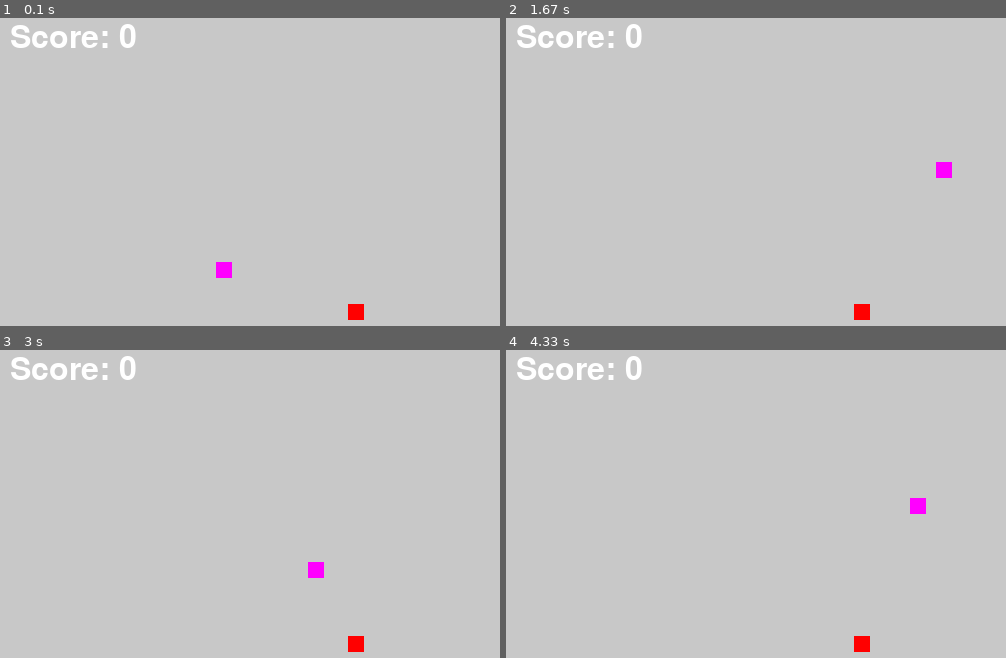
Above: before the commit, frames 1-4 (two rows, left to right).
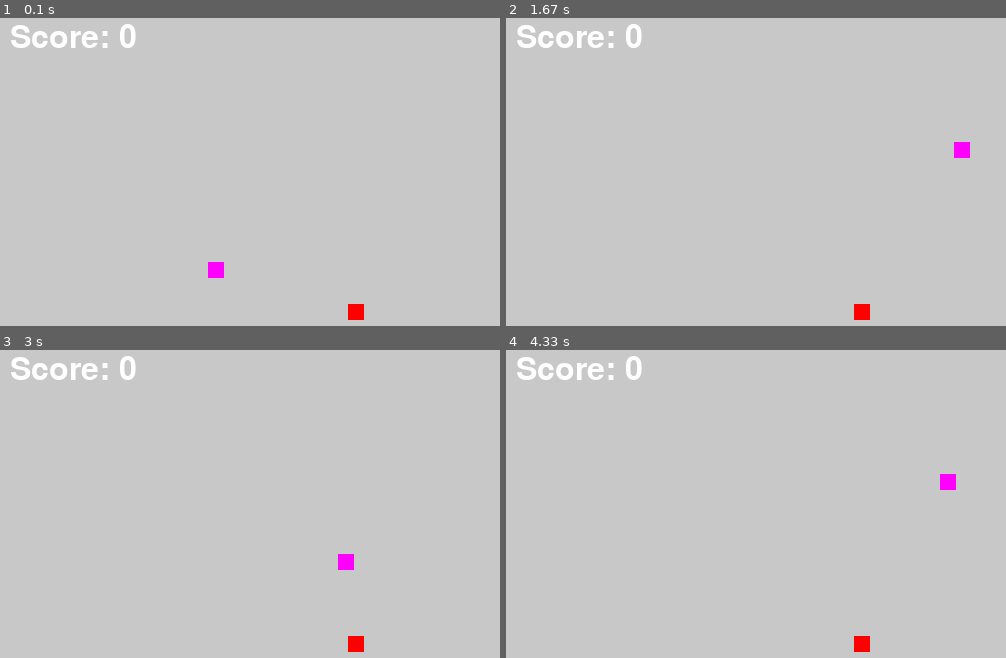
Above: after the commit, the same moments.

Repository: debroglie27/tensorEnv
Game: pygame game, started from Udemy_Games/Snake_Game.py
Two runs of this game, one before a commit and one after it. Both use one fixed random seed, a clock stepped at 60 frames per second and the inputs below.
Inputs:
- Up to frame 1 (0.1 s): no input
- Up to frame 2 (1.67 s): hold Up 0.83-1.3 s; hold Right from 1.33 s (still down)
- Up to frame 3 (3 s): release Right at 1.8 s; hold Left 1.83-2.37 s; hold Down 2.4-2.7 s; hold Left from 2.73 s (still down)
- Up to frame 4 (4.33 s): release Left at 3.13 s; hold Up 3.17-3.53 s; hold Right 3.57-4.2 s; hold Down from 4.23 s (still down)

The runs differ from the first frame. In frame 1, 0.2% of the frame differs, in the area x 41-47%, y 79-85%; in frame 2, 0.3%, in the area x 86-93%, y 40-52%; in frame 3, 0.3%; in frame 4, 0.3%.

Commit message:
Snake Game

Diff:
--- a/Udemy_Games/Snake_Game.py
+++ b/Udemy_Games/Snake_Game.py
@@ -40,7 +40,7 @@
         for i in range(0, len(self.body)-1):
             prev_positions.append(self.body[i].pos)
 
-        self.body[0].pos = (self.body[0].pos[0] + diff * self.vx, self.body[0].pos[1] + diff * self.vy)
+        self.body[0].pos = (self.body[0].pos[0] + diff*4*self.vx, self.body[0].pos[1] + diff*4*self.vy)
         for i in range(1, len(self.body)):
             self.body[i].pos = prev_positions[i-1]
 
@@ -81,7 +81,7 @@
 
 run = True
 while run:
-    time.sleep(0.01)
+    time.sleep(0.035)
     display_window()
     s.draw()
     s.update()
@@ -114,7 +114,7 @@
     elif s.body[0].pos[1] >= sw - diff*8 and s.vy == 1:
         s.body[0].pos = (s.body[0].pos[0], -diff*7)
 
-    if abs(s.body[0].pos[0] - f.pos[0]) < diff * 7 and abs(s.body[0].pos[1] - f.pos[1]) < diff * 7:
+    if abs(s.body[0].pos[0] - f.pos[0]) < diff * 7.5 and abs(s.body[0].pos[1] - f.pos[1]) < diff * 7.5:
         Score_value += 2
         f.update()
         s.add_box()
